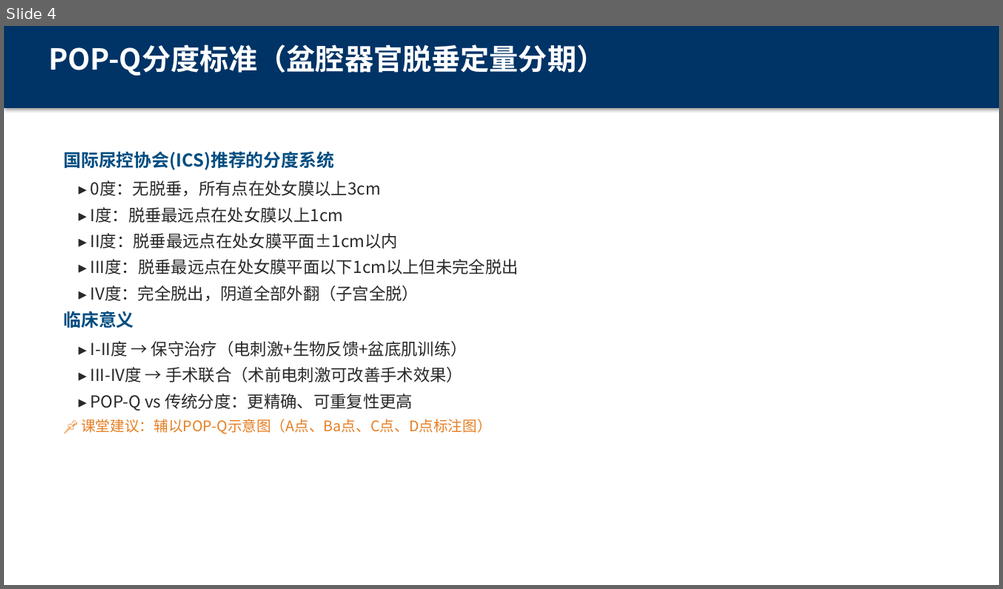
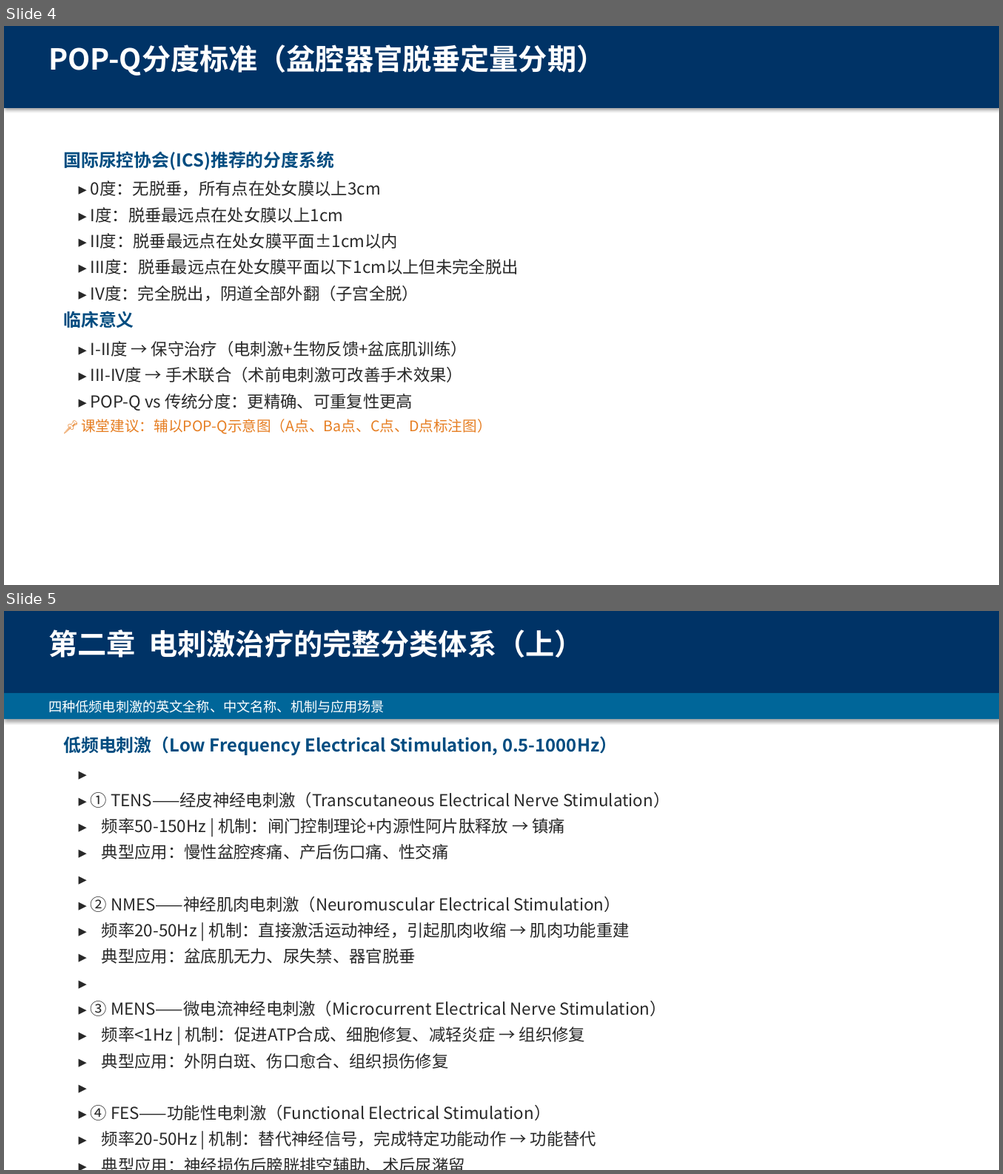
Before and after one commit to sandyoy/echoes, a slide deck: docs/圆爱康/02_培训材料/电刺激治疗与生物反馈-盆底康复培训_v4.0.pptx. Shown one above the other, each under a label of ours: slide 4 before the commit, slides 4 and 5 after it. The pictures are 1003x589 and 1003x1174 pixels, drawn with LibreOffice and Linux fonts; fonts in the diff are those of the drawing. Boxes give left, top, right and bottom in pixels: in the first picture for what was removed or moved away, otherwise in the second. Text is boxed around its words. In the diff, an @@ line names an element or a change of style, - is before the commit and + after.

```diff
--- a/docs/圆爱康/02_培训材料/电刺激治疗与生物反馈-盆底康复培训_v4.0.pptx
+++ b/docs/圆爱康/02_培训材料/电刺激治疗与生物反馈-盆底康复培训_v4.0.pptx
@@ slide 5 added at (4, 611, 999, 1170), background #FFFFFF @@
@@ rectangle added at (4, 611, 999, 693), fill #003366 @@
@@ text added at (48, 629, 583, 658), 28 pt, text #FFFFFF, bold @@
+第二章 电刺激治疗的完整分类体系（上）
@@ rectangle added at (4, 693, 999, 719), fill #006699 @@
@@ text added at (48, 700, 384, 713), 13 pt, text #FFFFFF @@
+四种低频电刺激的英文全称、中文名称、机制与应用场景
@@ text added at (63, 736, 617, 755), 17 pt, text #004C80, bold @@
+低频电刺激（Low Frequency Electrical Stimulation, 0.5-1000Hz）
@@ text added at (71, 760, 914, 786), 16 pt, text #282828 @@
+▸
@@ text added at (91, 792, 670, 808), 16 pt, text #282828 @@
+▸ ① TENS——经皮神经电刺激（Transcutaneous Electrical Nerve Stimulation）
@@ text added at (102, 818, 566, 834), 16 pt, text #282828 @@
+▸ 频率50-150Hz | 机制：闸门控制理论+内源性阿片肽释放 → 镇痛
@@ text added at (102, 844, 449, 860), 16 pt, text #282828 @@
+▸ 典型应用：慢性盆腔疼痛、产后伤口痛、性交痛
@@ text added at (71, 865, 914, 891), 16 pt, text #282828 @@
+▸
@@ text added at (91, 897, 620, 912), 16 pt, text #282828 @@
+▸ ② NMES——神经肌肉电刺激（Neuromuscular Electrical Stimulation）
@@ text added at (102, 923, 629, 938), 16 pt, text #282828 @@
+▸ 频率20-50Hz | 机制：直接激活运动神经，引起肌肉收缩 → 肌肉功能重建
@@ text added at (102, 948, 415, 964), 16 pt, text #282828 @@
+▸ 典型应用：盆底肌无力、尿失禁、器官脱垂
@@ text added at (71, 969, 914, 995), 16 pt, text #282828 @@
+▸
@@ text added at (91, 1001, 667, 1017), 16 pt, text #282828 @@
+▸ ③ MENS——微电流神经电刺激（Microcurrent Electrical Nerve Stimulation）
@@ text added at (102, 1027, 585, 1042), 16 pt, text #282828 @@
+▸ 频率<1Hz | 机制：促进ATP合成、细胞修复、减轻炎症 → 组织修复
@@ text added at (102, 1054, 449, 1069), 16 pt, text #282828 @@
+▸ 典型应用：外阴白斑、伤口愈合、组织损伤修复
@@ text added at (71, 1073, 914, 1099), 16 pt, text #282828 @@
+▸
@@ text added at (91, 1105, 550, 1121), 16 pt, text #282828 @@
+▸ ④ FES——功能性电刺激（Functional Electrical Stimulation）
@@ text added at (102, 1131, 596, 1147), 16 pt, text #282828 @@
+▸ 频率20-50Hz | 机制：替代神经信号，完成特定功能动作 → 功能替代
@@ text added at (71, 1152, 914, 1170), 16 pt, text #282828 @@
+▸ 典型应用：神经损伤后膀胱排空辅助、术后尿潴留
```
Also in this commit, not shown: 2 other slides added, 1 slide removed.
